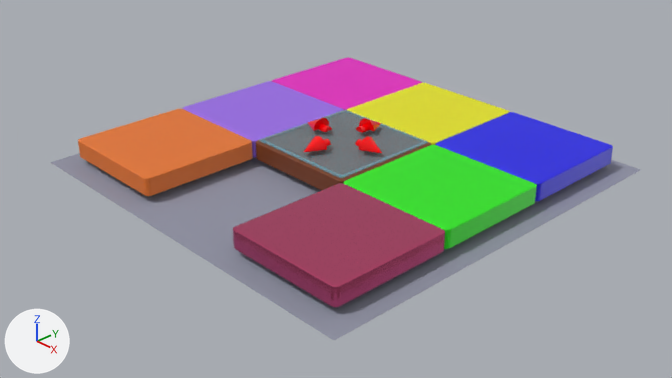
Two versions of the Blender file chinese_puzzle_01.blend, one commit apart.
Rendered twice from the file's camera 'Camera'. The axes (+X, +Y, +Z) are drawn at lower left. The lights are the same throughout.

The scene before the commit, as lines of its bpy script (objects in view):
```python
me_cube_004 = bpy.data.meshes.new('Cube.004')
me_cube_004.from_pydata(...)  # 96 vertices, 98 faces; spans x -1.0..1.0, y -1.0..1.0, z -1.0..1.0
me_cube_004.materials.append(mat_green)  # green #27e710
me_cube_009 = bpy.data.meshes.new('Cube.009')
me_cube_009.from_pydata(...)  # 96 vertices, 98 faces; spans x -1.0..1.0, y -1.0..1.0, z -1.0..1.0
me_cube_009.materials.append(mat_orange)  # orange #e7762a
me_cube_018 = bpy.data.meshes.new('Cube.018')
me_cube_018.from_pydata(...)  # 48 vertices, 57 faces; spans x -1.0..1.0, y -1.0..1.0, z 0.85..1.0
me_cube_018.materials.append(mat_selectcolor)  # cyan #7fd2e7
ob_greencube = bpy.data.objects.new('GreenCube', me_cube_004)
ob_greencube.location = (2.0, 0.0, 0.0)
ob_greencube.scale = (1.0, 1.0, 0.151)
ob_orangecube = bpy.data.objects.new('OrangeCube', me_cube_009)
ob_orangecube.location = (-2.0, -2.0, 0.0)
ob_orangecube.scale = (1.0, 1.0, 0.151)
ob_selectionsheet = bpy.data.objects.new('SelectionSheet', me_cube_018)
ob_selectionsheet.location = (0.0, 0.0, 0.04)
ob_selectionsheet.scale = (0.948, 0.948, 0.143)
# also in view: 'YellowCube' at (0.0, 2.0, 0.0); 'BlueCube' at (2.0, 2.0, 0.0); 'GrayPlane' at (0.0, 0.0, -0.26); 'RedCube' at (2.0, -2.0, 0.0); 'PinkCube' at (-2.0, 2.0, 0.0)
```
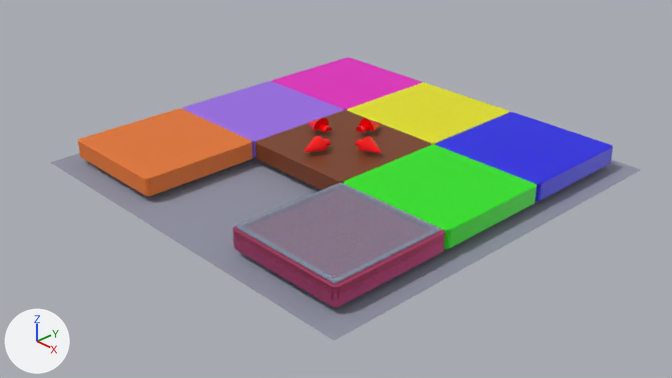
Pixel boxes (x1, y1, x2, y2) of what changed, in the pictures (672 x 378 px):
```json
{"object": "SelectionSheet", "change": "moved", "before": [259, 109, 428, 179], "after": [236, 182, 441, 284]}
{"object": "RedCube", "change": "unchanged, covered by the edit", "before": [233, 183, 445, 307], "after": [233, 188, 445, 307]}
{"object": "BrowCube", "change": "unchanged, uncovered by the edit", "before": [256, 140, 431, 190], "after": [256, 110, 431, 190]}
```

Edits to the scene script, one JSON object a line:
```json
{"op": "set", "path": "ob_selectionsheet.location", "old": "(0.0, 0.0, 0.04)", "new": "(2.0, -2.01, 0.04)"}
```
